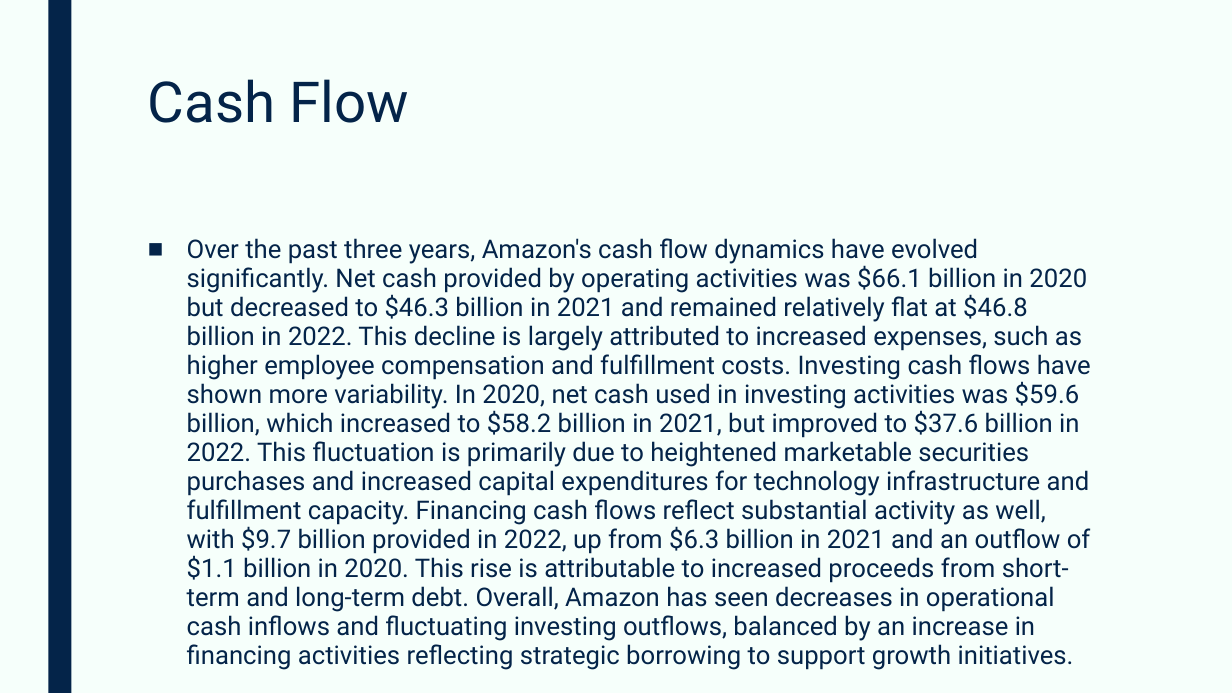
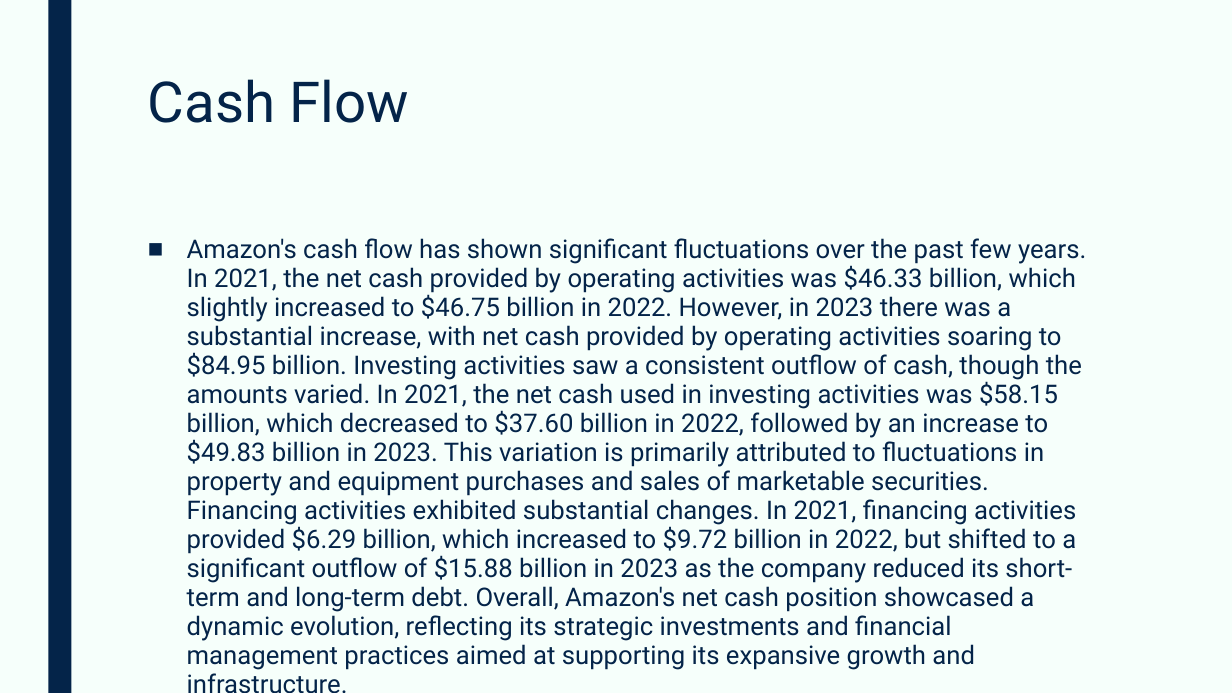
Before and after one commit to devangovind/AMUCLDISS, a slide deck: slide 3 of fastapi-backend/app/pres/output.pptx (slide 4 before the commit). Drawn at 1232x693 pixels with LibreOffice and Linux fonts; fonts in the diff are those of the drawing. Boxes give left, top, right and bottom in pixels: in the first picture for what was removed or moved away, otherwise in the second. Text is boxed around its words. In the diff, an @@ line names an element or a change of style, - is before the commit and + after.

```diff
--- a/fastapi-backend/app/pres/output.pptx
+++ b/fastapi-backend/app/pres/output.pptx
@@ text at [187, 238, 1086, 670]: text changed @@
-■ Over the past three years, Amazon's cash flow dynamics have evolved significantly. Net cash provided by operating activities was $66.1 billion in 2020 but decreased to $46.3 billion in 2021 and remained relatively flat at $46.8 billion in 2022. This decline is largely attributed to increased expenses, such as higher employee compensation and fulfillment costs. Investing cash flows have shown more variability. In 2020, net cash used in investing activities was $59.6 billion, which increased to $58.2 billion in 2021, but improved to $37.6 billion in 2022. This fluctuation is primarily due to heightened marketable securities purchases and increased capital expenditures for technology infrastructure and fulfillment capacity. Financing cash flows reflect substantial activity as well, with $9.7 billion provided in 2022, up from $6.3 billion in 2021 and an outflow of $1.1 billion in 2020. This rise is attributable to increased proceeds from short-term and long-term debt. Overall, Amazon has seen decreases in operational cash inflows and fluctuating investing outflows, balanced by an increase in financing activities reflecting strategic borrowing to support growth initiatives.
+■ Amazon's cash flow has shown significant fluctuations over the past few years. In 2021, the net cash provided by operating activities was $46.33 billion, which slightly increased to $46.75 billion in 2022. However, in 2023 there was a substantial increase, with net cash provided by operating activities soaring to $84.95 billion. Investing activities saw a consistent outflow of cash, though the amounts varied. In 2021, the net cash used in investing activities was $58.15 billion, which decreased to $37.60 billion in 2022, followed by an increase to $49.83 billion in 2023. This variation is primarily attributed to fluctuations in property and equipment purchases and sales of marketable securities. Financing activities exhibited substantial changes. In 2021, financing activities provided $6.29 billion, which increased to $9.72 billion in 2022, but shifted to a significant outflow of $15.88 billion in 2023 as the company reduced its short-term and long-term debt. Overall, Amazon's net cash position showcased a dynamic evolution, reflecting its strategic investments and financial management practices aimed at supporting its expansive growth and infrastructure.
```
Also in this commit, not shown: 2 other slides changed, 3 slides added, 2 slides removed, 4 other files.
